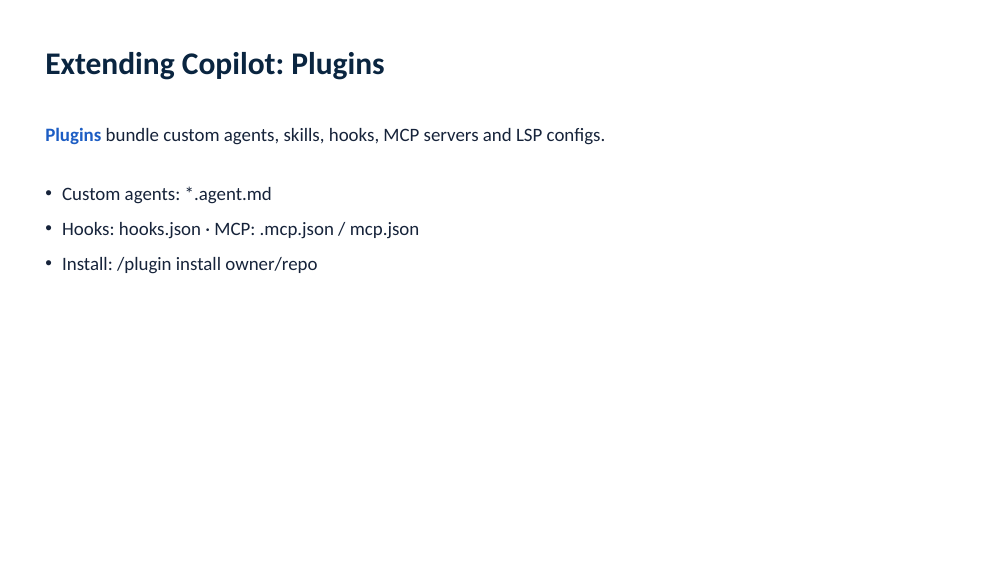
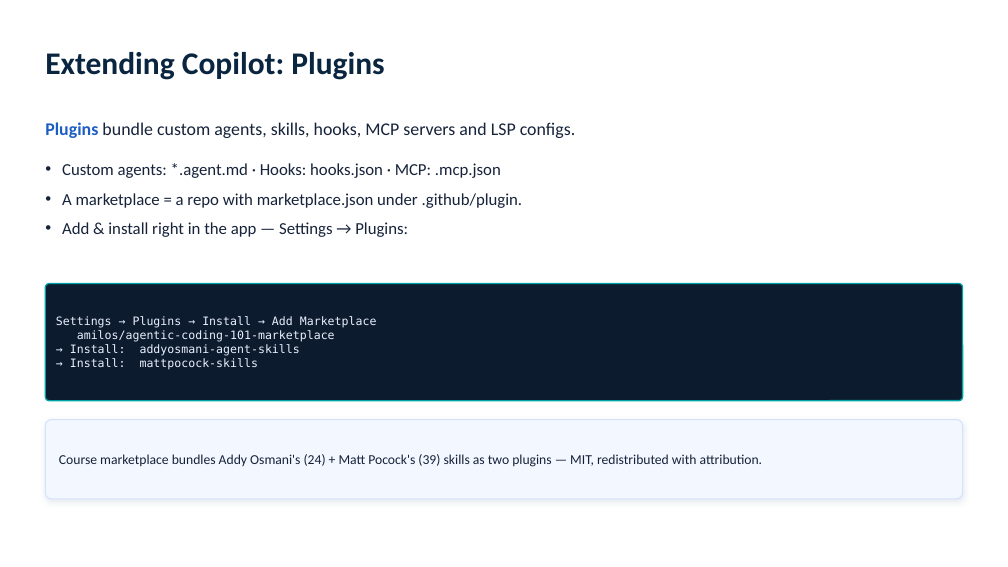
Before and after one commit to amilos/agentic-coding-101, a slide deck: slide 11 of slides/agentic-coding-101.pptx. Drawn at 1008x567 pixels with LibreOffice and Linux fonts; fonts in the diff are those of the drawing. Boxes give left, top, right and bottom in pixels: in the first picture for what was removed or moved away, otherwise in the second. Text is boxed around its words. In the diff, an @@ line names an element or a change of style, - is before the commit and + after.

```diff
--- a/slides/agentic-coding-101.pptx
+++ b/slides/agentic-coding-101.pptx
@@ text "Plugins bundle custom agents, skills, ..." at (45, 122, 576, 138): size 18 to 17 pt @@
@@ text at (62, 163, 523, 237): text changed; size 18 to 16 pt @@
-• Custom agents: *.agent.md
-• Hooks: hooks.json · MCP: .mcp.json / mcp.json
-• Install: /plugin install owner/repo
+• Custom agents: *.agent.md · Hooks: hooks.json · MCP: .mcp.json
+• A marketplace = a repo with marketplace.json under .github/plugin.
+• Add & install right in the app — Settings → Plugins:
@@ rounded rectangle added at (45, 284, 963, 401), fill #0D1B2E, outline #00A3A3 1.25 pt @@
@@ text added at (56, 316, 377, 370), 11 pt, text #E8F0FF @@
+Settings → Plugins → Install → Add Marketplace
+amilos/agentic-coding-101-marketplace
+→ Install: addyosmani-agent-skills
+→ Install: mattpocock-skills
@@ rounded rectangle added at (45, 420, 963, 499), fill #F3F7FF, outline #D6E2F7 1 pt @@
@@ text added at (59, 454, 763, 467), 13 pt, text #16233A @@
+Course marketplace bundles Addy Osmani's (24) + Matt Pocock's (39) skills as two plugins — MIT, redistributed with attribution.
```
Also in this commit, not shown: 8 other slides changed, 15 other files.
